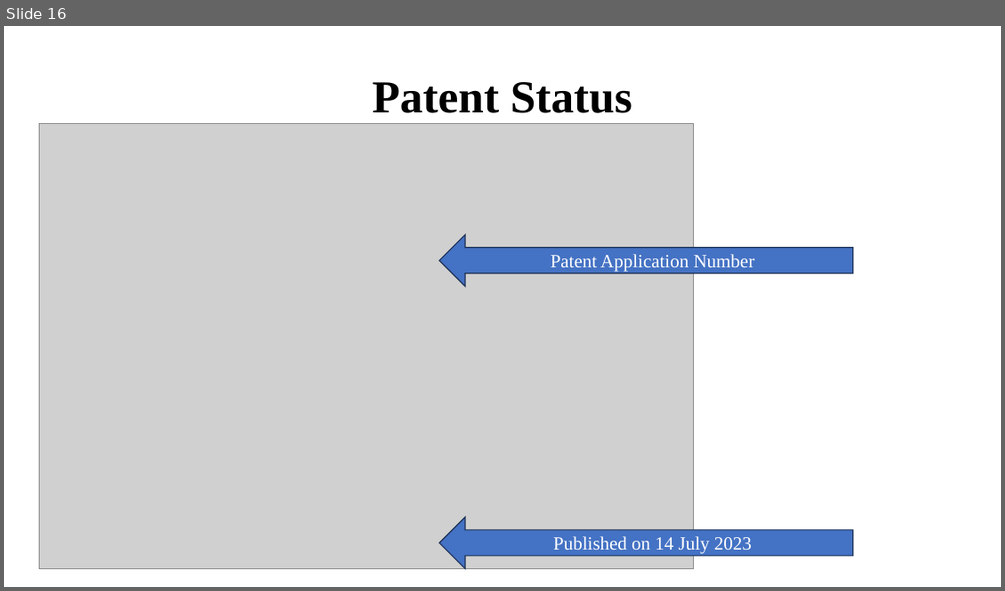
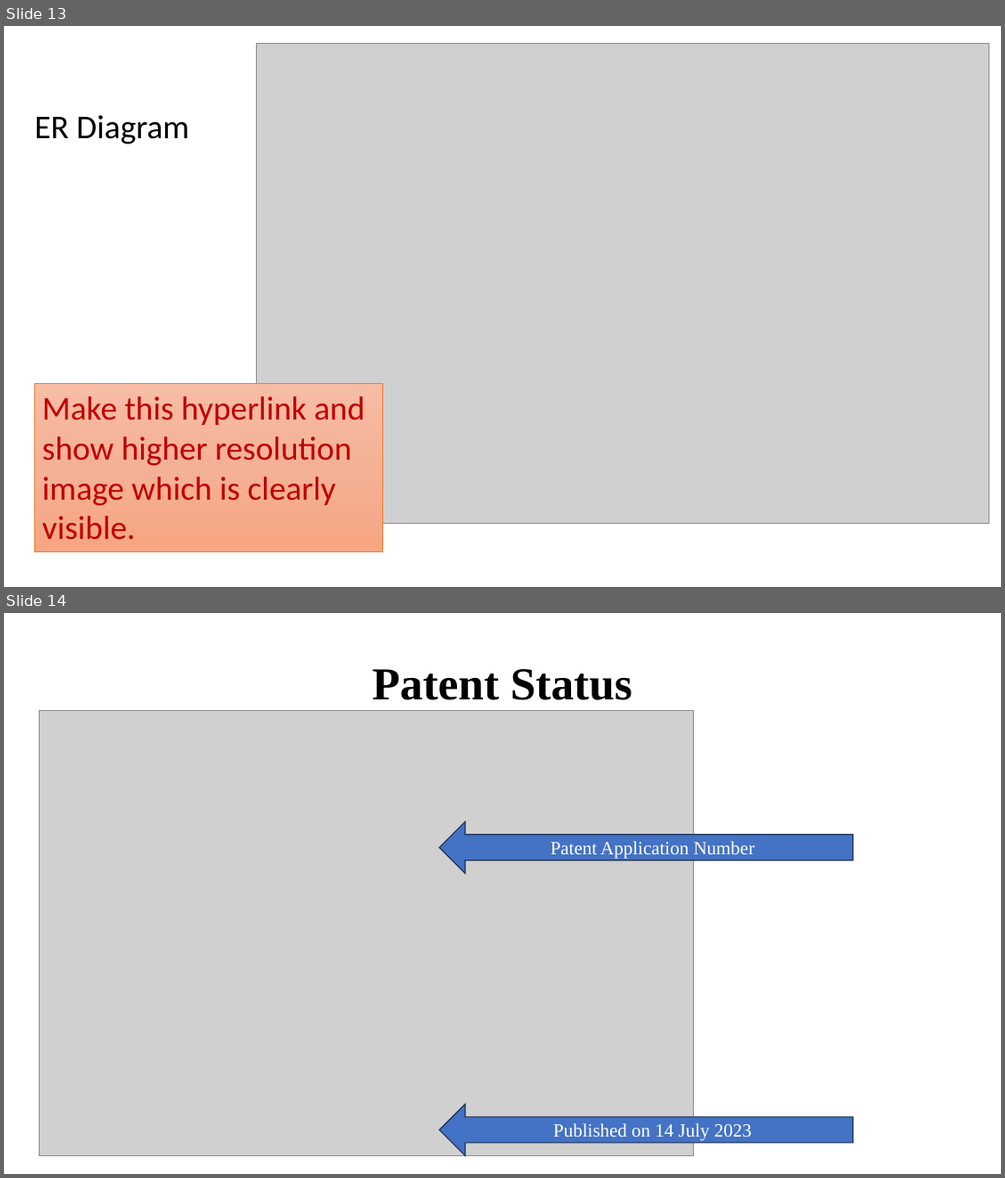
Before and after one commit to KIET-Github/CS-2024-A, a slide deck: PCS24-6-Hanu/Presentation - Smart Care.pptx. Shown one above the other, each under a label of ours: slide 16 before the commit, slides 13 and 14 after it. The pictures are 1005x591 and 1005x1178 pixels, drawn with LibreOffice and Linux fonts; fonts in the diff are those of the drawing; grey boxes stand for pictures. Boxes give left, top, right and bottom in pixels: in the first picture for what was removed or moved away, otherwise in the second. Text is boxed around its words. In the diff, an @@ line names an element or a change of style, - is before the commit and + after.

```diff
--- a/PCS24-6-Hanu/Presentation - Smart Care.pptx
+++ b/PCS24-6-Hanu/Presentation - Smart Care.pptx
@@ slide 13 added at [4, 26, 1001, 587], background #FFFFFF @@
@@ picture added at [256, 43, 989, 524] @@
@@ text added at [34, 115, 189, 144], 32 pt, text #000000 @@
+ER Diagram
@@ rectangle added at [34, 383, 382, 552], fill gradient #F7BDA5 to #F5B196 to #F8A582, outline #ED7D31 0.5 pt, 32 pt, text #C00000 @@
+Make this hyperlink and show higher resolution image which is clearly visible.
@@ what was slide 16 is now slide 14 @@
```
Also in this commit, not shown: 6 slides changed, 3 slides removed, 9 other files.
